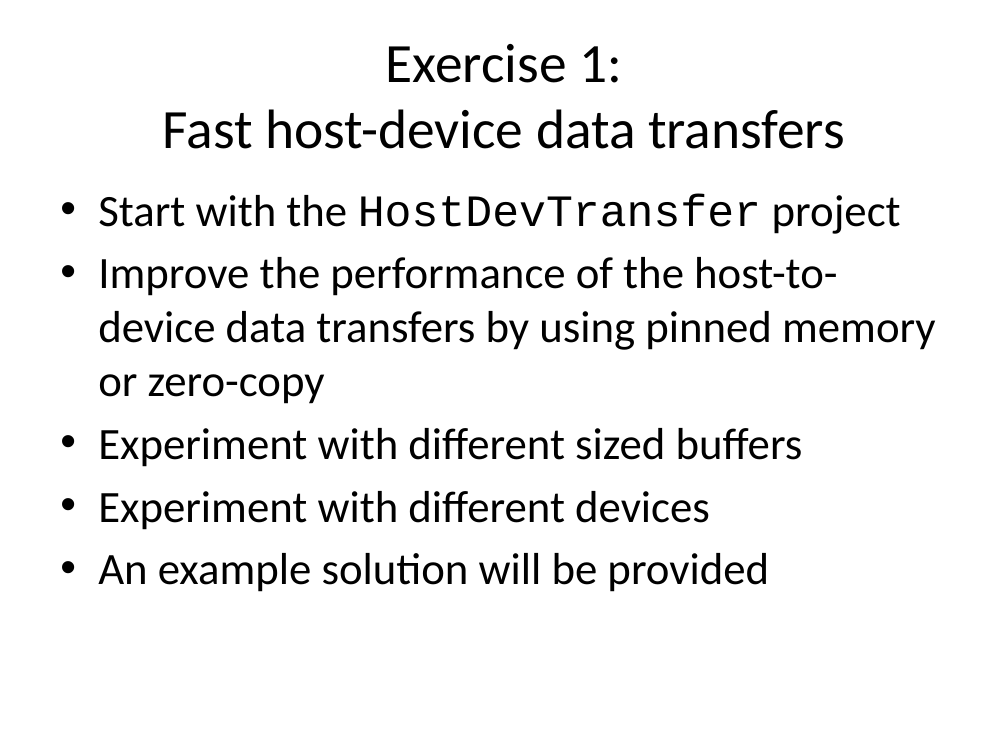
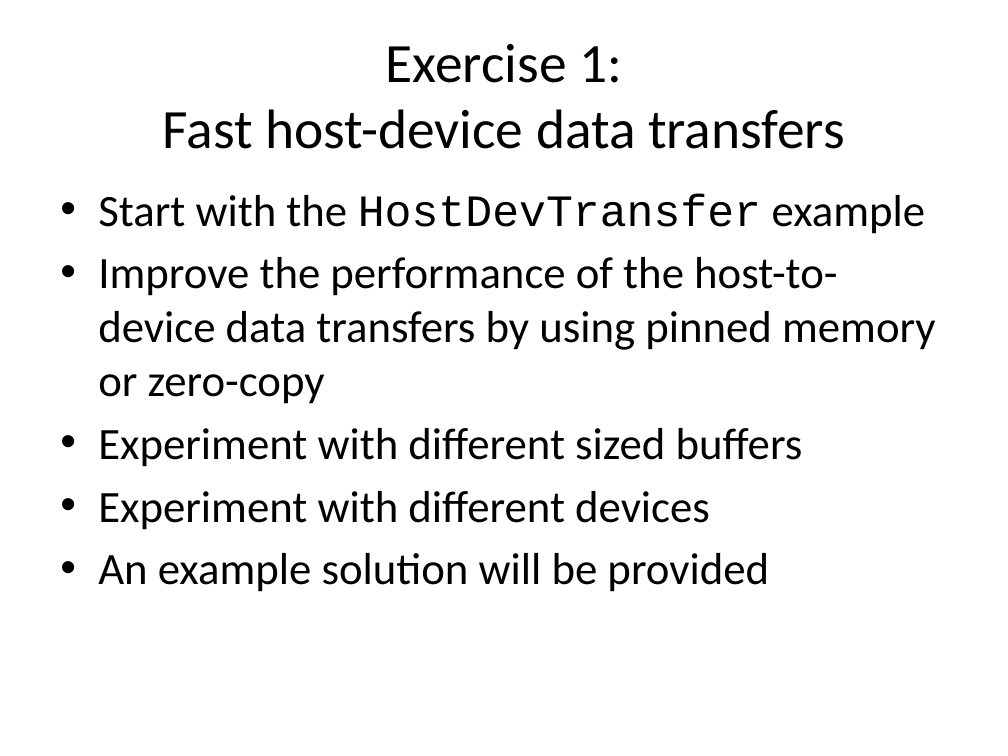
Before and after one commit to UoB-HPC/opencl-training-code, a slide deck: slide 24 of slides/advanced_part1.pptx. Drawn at 1008x756 pixels with LibreOffice and Linux fonts; fonts in the diff are those of the drawing. Boxes give left, top, right and bottom in pixels: in the first picture for what was removed or moved away, otherwise in the second. Text is boxed around its words. In the diff, an @@ line names an element or a change of style, - is before the commit and + after.

Commit message:
Fixed typos
Fixed a couple of minor typos.

```diff
--- a/slides/advanced_part1.pptx
+++ b/slides/advanced_part1.pptx
@@ text at (x1=98, y1=194, x2=926, y2=234): text changed @@
-• Start with the HostDevTransfer project
+• Start with the HostDevTransfer example
```
Also in this commit, not shown: 1 other slide changed.
